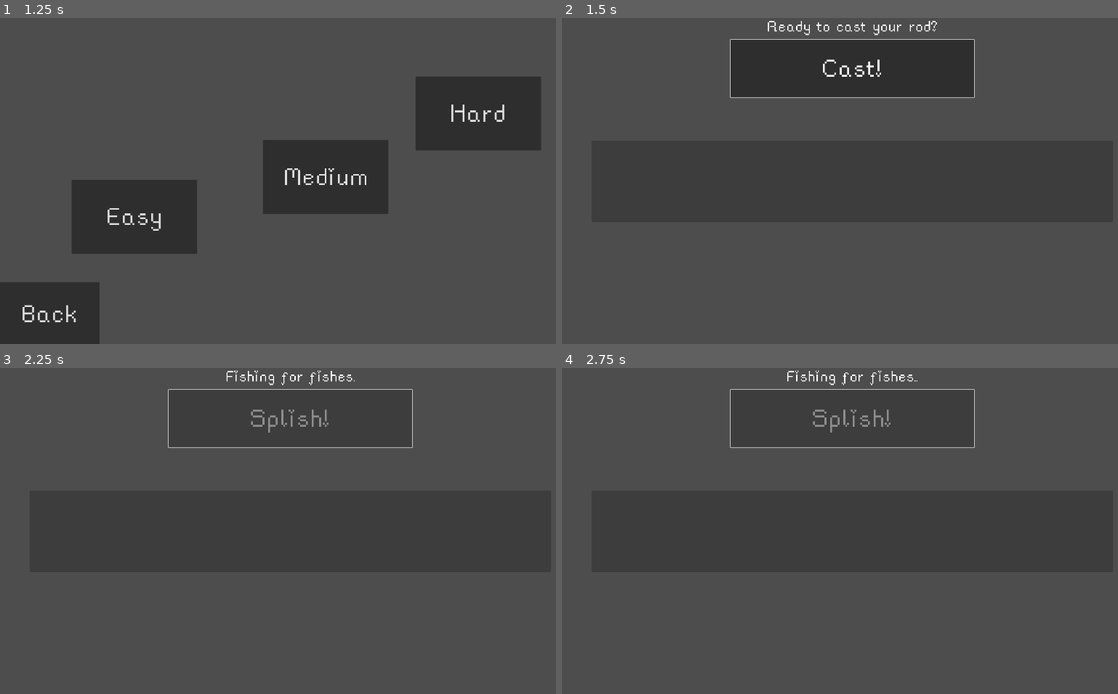
Above: before the commit, frames 1-4 (two rows, left to right).
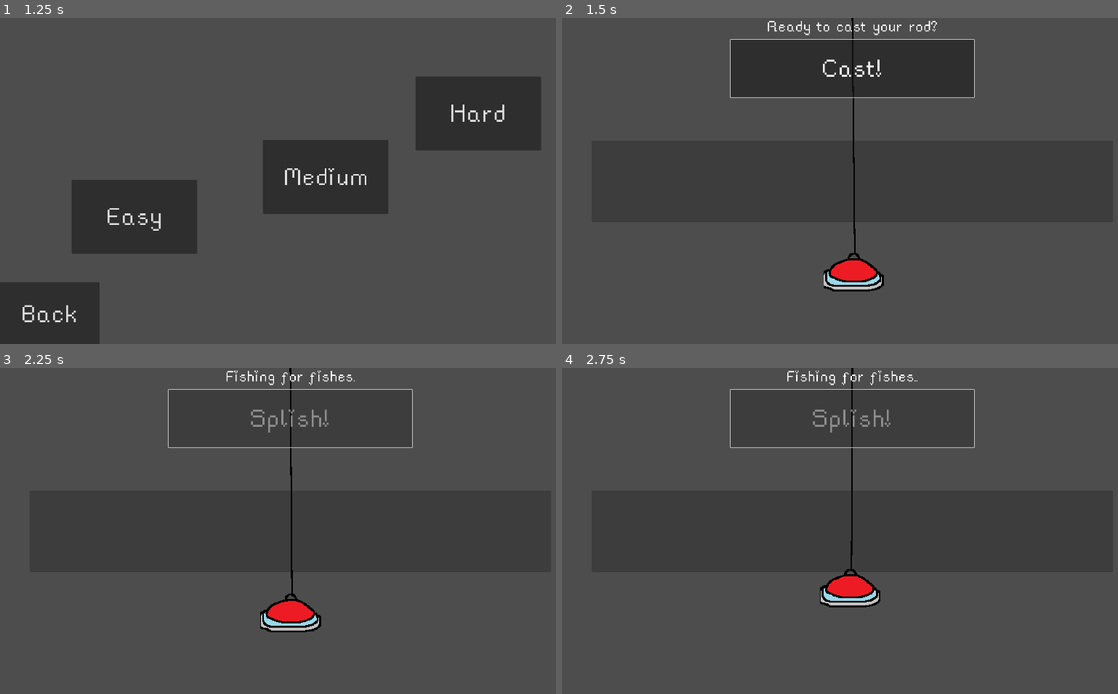
Above: after the commit, the same moments.

Repository: flowerFawn/the-key-to-fishing
Game: Godot game, scene res://scenes/main_menu.tscn
The game is run twice, just before and just after one commit, with the same random seed, the same clock (stepped at 60 frames per second) and the same inputs.
Inputs:
- Up to frame 1 (1.25 s): click "Go fishing!" at 0.5 s
- Up to frame 2 (1.5 s): click "Medium" at 1.25 s
- Up to frame 3 (2.25 s): click "Cast!" at 2 s
- Up to frame 4 (2.75 s): no input

Frame 1 is identical in both runs. In frame 2, 1.1% of the frame differs, in the area x 47-58%, y 0-84%; in frame 3, 1.1%; in frame 4, 1.1%.

Commit message:
added a fishing bob to typing scene that moves around

Diff:
--- a/scenes/typing_scene.tscn
+++ b/scenes/typing_scene.tscn
@@ -1,8 +1,10 @@
-[gd_scene load_steps=4 format=3 uid="uid://bndkaxcgtomh3"]
+[gd_scene load_steps=6 format=3 uid="uid://bndkaxcgtomh3"]
 
 [ext_resource type="Script" path="res://scripts/typing_scene.gd" id="1_4430f"]
 [ext_resource type="Theme" uid="uid://qjmal2ehrfr1" path="res://assets/themes/main_theme.tres" id="2_yxxxw"]
 [ext_resource type="Script" path="res://scripts/button_link.gd" id="3_7a13b"]
+[ext_resource type="Script" path="res://scripts/fishing_graphics.gd" id="4_o8q2k"]
+[ext_resource type="Texture2D" uid="uid://dvvsvih65qakf" path="res://assets/images/bob.png" id="5_1o12r"]
 
 [node name="TypingScene" type="Node2D"]
 script = ExtResource("1_4430f")
@@ -116,6 +118,19 @@
 wait_time = 2.0
 one_shot = true
 
+[node name="FishingGraphics" type="Node2D" parent="."]
+script = ExtResource("4_o8q2k")
+
+[node name="Line2D" type="Line2D" parent="FishingGraphics"]
+points = PackedVector2Array(960, 0, 965, 781)
+width = 5.0
+default_color = Color(0, 0, 0, 1)
+
+[node name="Bob" type="Sprite2D" parent="FishingGraphics"]
+position = Vector2(964, 854)
+scale = Vector2(2, 2)
+texture = ExtResource("5_1o12r")
+
 [connection signal="text_changed" from="CanvasLayer/Control/InputBox" to="." method="_on_input_box_text_changed"]
 [connection signal="pressed" from="CanvasLayer/Control/CastButton" to="." method="start_waiting"]
 [connection signal="pressed" from="CanvasLayer/Control/ToFishView" to="CanvasLayer/Control/ToFishView" method="load_new_scene" binds= ["res://scenes/fish_view.tscn"]]
--- /dev/null
+++ b/scripts/fishing_graphics.gd
@@ -0,0 +1,45 @@
+extends Node2D
+var random = RandomNumberGenerator.new()
+var state: String = "starting"
+var bob_moving:bool = false
+var min_bob_distance: int = 0
+var max_bob_distance: int = 0
+
+
+
+func _ready() -> void:
+	pass # Replace with function body.
+
+
+# Called every frame. 'delta' is the elapsed time since the previous frame.
+func _process(delta: float) -> void:
+	state = get_parent().state
+	$Line2D.points[1] = $Bob.position + Vector2(4, -70)
+	if state == "waiting":
+		min_bob_distance = -50
+		max_bob_distance = 50
+	if state == "typing":
+		min_bob_distance = -15
+		max_bob_distance = 15
+	if (state == "waiting" or state == "typing") and not bob_moving:
+		bob_moving = true
+		var bob_movement_tween = create_tween()
+		bob_movement_tween.tween_property($Bob, "position", get_bob_final_pos(), random.randf_range(0.6, 1))
+		await bob_movement_tween.finished
+		bob_moving = false
+
+
+func clamp(n, min, max):
+	if n > max:
+		return max
+	elif min > n:
+		return min
+	else:
+		return n
+
+
+func get_bob_final_pos():
+	var final_pos = Vector2(0, 0)
+	final_pos.x = clamp($Bob.position.x + random.randi_range(min_bob_distance, max_bob_distance), 250, 1670)
+	final_pos.y = clamp($Bob.position.y + random.randi_range(min_bob_distance, max_bob_distance), 100, 700)
+	return final_pos
Binary file added: assets/images/bob.png
Not shown, added: assets/images/bob.png.import
Not shown, added: assets/images/bob.png~
